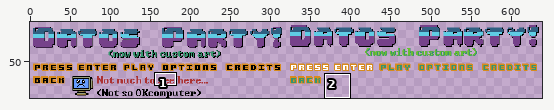
Pixel-art file -- res/textures/SpriteSheet-Sheet.aseprite. The picture above shows the old version from afar; the outline marks the close-up.
Close-up. Old version:
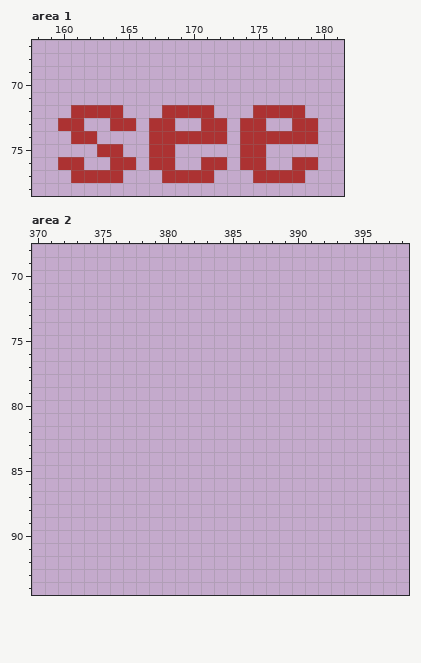
640x96 pixels, 1 frame. Shown: area 1: x 158..181, y 67..78; area 2: x 370..398, y 68..94. The old version is drawn lined up with the new one. The wide view leaves out empty margins. The commit also changed other parts of the picture, which this record leaves out.
New version:
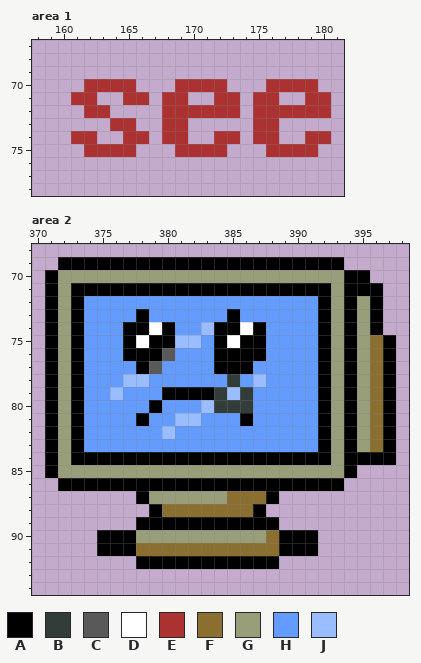
Palette (. is transparent): A #000000  B #323c39  C #595959  D #ffffff  E #ac3232  F #8a6f30  G #989e7a  H #639bff  J #99bdff
The edit:
whole drawing moved by +4,+5 (the old picture is shown already moved)
Area 1:
y 70: x 162..165 .... -> EEEE; x 169..172 .... -> EEEE; x 176..179 .... -> EEEE
y 71: x 161..162 .. -> EE; x 165..166 .. -> EE; x 168..169 .. -> EE; x 172..173 .. -> EE; x 175..176 .. -> EE; x 179..180 .. -> EE
y 72: x 161 E -> .; x 164 E -> .; x 172..173 .. -> EE; x 179..180 .. -> EE
y 73: x 160..161 EE -> ..; x 167 E -> .; x 169 . -> E; x 171..172 EE -> ..; x 174 E -> .; x 176 . -> E; x 178..179 EE -> ..
y 74: x 165..167 ..E -> EE.; x 170..171 EE -> ..; x 173..174 .E -> E.; x 177..178 EE -> ..; x 180 . -> E
y 75: x 162 . -> E; x 165 . -> E; x 167..172 EE.... -> ..EEEE; x 174..179 EE.... -> ..EEEE
y 76: x 160..161 EE -> ..; x 164..165 EE -> ..; x 167..168 EE -> ..; x 171..172 EE -> ..; x 174..175 EE -> ..; x 178..179 EE -> ..
y 77: x 161..164 EEEE -> ....; x 168..171 EEEE -> ....; x 175..178 EEEE -> ....
Area 2:
y 69: x 372..393 ...................... -> AAAAAAAAAAAAAAAAAAAAAA
y 70: x 371..395 ......................... -> AGGGGGGGGGGGGGGGGGGGGGGAA
y 71: x 371..396 .......................... -> AGAAAAAAAAAAAAAAAAAAAAGAAA
y 72: x 371..396 .......................... -> AGAHHHHHHHHHHHHHHHHHHAGAGA
y 73: x 371..396 .......................... -> AGAHHHHAHHHHHHAHHHHHHAGAGA
y 74: x 371..396 .......................... -> AGAHHHAADAHHJAADAHHHHAGAGA
y 75: x 371..397 ........................... -> AGAHHHADAAJJHADAAHHHHAGAGFA
y 76: x 371..397 ........................... -> AGAHHHAAACHHHAAAAHHHHAGAGFA
y 77: x 371..397 ........................... -> AGAHHHHACHHHHAAAHHHHHAGAGFA
y 78: x 371..397 ........................... -> AGAHHHJJHHHHHHBHJHHHHAGAGFA
y 79: x 371..397 ........................... -> AGAHHJHHHAAAABJBHHHHHAGAGFA
y 80: x 371..397 ........................... -> AGAHHHHHAHHHJBBBHHHHHAGAGFA
y 81: x 371..397 ........................... -> AGAHHHHAHHJJHHHAHHHHHAGAGFA
y 82: x 371..397 ........................... -> AGAHHHHHHJHHHHHHHHHHHAGAGFA
y 83: x 371..397 ........................... -> AGAHHHHHHHHHHHHHHHHHHAGAGFA
y 84: x 371..397 ........................... -> AGAAAAAAAAAAAAAAAAAAAAGAAAA
y 85: x 371..394 ........................ -> AGGGGGGGGGGGGGGGGGGGGGGA
y 86: x 372..393 ...................... -> AAAAAAAAAAAAAAAAAAAAAA
y 87: x 378..388 ........... -> AGGGGGGFFFA
y 88: x 379..387 ......... -> AFFFFFFFA
y 89: x 378..388 ........... -> AAAAAAAAAAA
y 90: x 375..391 ................. -> AAAGGGGGGGGGGFAAA
y 91: x 375..391 ................. -> AAAFFFFFFFFFFFAAA
y 92: x 378..388 ........... -> AAAAAAAAAAA
